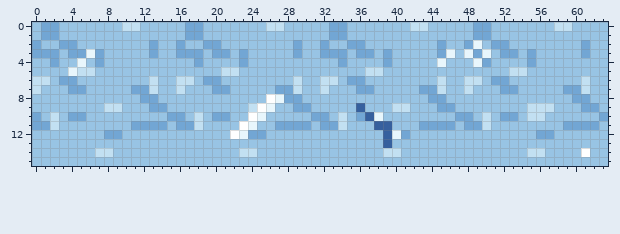
Pixel-art file: game/art-src/terrain/aseprite/ice_fill.aseprite. The first picture shows the starting point.
64x16 pixels, 1 frame.
The same view after the edit:
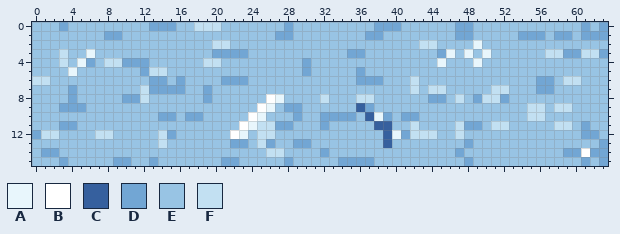
Palette (. is transparent): A #e8f6fc  B #ffffff  C #36609e  D #72a6d4  E #98c4e4  F #c2e0f2
Difference:
Colour E becomes colour D in row 0 at x 3, 13 to 15, 28, 38 to 40, 47 to 48, 61 and 63; in row 1 at x 8 to 9, 27 to 28, 37 to 38, 47 to 48, 54 to 56, 58 to 59 and 61 to 63; in row 3 at x 22, 35, 59 to 60 and 63; in row 4 at x 6, 10 to 12 and 30; in row 5 at x 12, 30 and 36; in row 6 at x 14, 21 to 23, 37 to 38 and 56 to 57.
Colour E becomes colour D in row 7 at x 14 to 15, 19 and 56 to 57; in row 8 at x 4, 10 to 11, 19, 49 and 52; in row 9 at x 3 to 5, 28 and 37; in row 10 at x 14, 17, 29, 33, 35, 39 and 41 to 42; in row 11 at x 3 to 4; in row 12 at x 0, 15 and 61 to 62.
Colour E becomes colour D in row 13 at x 22 to 23, 26, 29 to 30, 48 and 63; in row 14 at x 1 to 2, 32, 47, 59 to 60 and 62 to 63; in row 15 at x 3, 9 to 10, 13, 21 to 22, 28, 34 to 37, 48, 61 and 63.
Colour F becomes colour D in rows 6 to 7 at x 13 and 16; in row 10 at x 18 and 34.
Colour D becomes colour E in row 0 at x 1 to 2, 17, 33 to 34 and 49 to 50; in row 1 at x 1 to 2, 17 to 18, 33 to 34 and 49 to 50; in row 2 at x 0, 3 to 4, 13, 16, 19, 29, 32, 35 to 36, 45, 48, 51 to 52 and 61; in row 3 at x 0 to 2, 4 to 5, 7, 13, 16 to 18, 29, 32 to 34, 37, 39, 49, 52 to 53 and 55; in row 4 at x 2, 7, 18, 23, 34, 39, 50 and 55; in row 6 at x 3 to 4, 19 to 20, 35 and 51 to 52.
Colour D becomes colour E in row 7 at x 5, 11, 20 to 21, 27 to 28, 36 to 37, 43, 53 and 59 to 60; in row 8 at x 13, 28 to 29 and 60 to 61; in row 9 at x 13 to 14, 30, 45 to 46 and 61 to 62; in row 10 at x 0, 4 to 5, 16, 20 to 21, 31, 36, 47 to 48, 52 to 53 and 63; in row 11 at x 0 to 1, 11 to 14, 16 to 17, 29 to 30, 33, 43 to 46, 60 and 62; in row 12 at x 9, 24 and 56 to 57.
Colour F becomes colour E in row 0 at x 10 to 11, 26 to 27, 42 to 43 and 58 to 59; in row 5 at x 5 to 6, 21 to 22, 37 to 38 and 53 to 54; in row 6 at x 17, 29, 32 to 33, 45, 48 to 49 and 61; in row 7 at x 0, 29, 32, 48 and 61; in row 9 at x 8 to 9, 24, 40 to 41 and 57; in row 10 at x 2 and 50.
Colour F becomes colour E in row 11 at x 2, 18, 34 and 50; in row 14 at x 7 to 8, 23 to 24, 39 to 40 and 55 to 56.
Colour D becomes colour F in row 0 at x 18; in row 2 at x 20; in row 3 at x 61; in row 7 at x 12, 44 and 52; in row 8 at x 12; in row 11 at x 59.
Colour D becomes colour F in row 12 at x 8 and 25.
Colour E becomes colour F in row 0 at x 19 to 20; in row 2 at x 21 and 43 to 44; in row 3 at x 3, 57 to 58 and 62; in row 4 at x 3, 8 to 9 and 19 to 20; in row 5 at x 13 to 14; in row 6 at x 42 and 59 to 60.
Colour E becomes colour F in row 7 at x 42 and 51; in row 8 at x 32, 36 to 37, 47 and 50 to 51; in row 9 at x 58 to 59; in row 11 at x 25 to 26, 42, 47, 51 to 52 and 58; in row 12 at x 1 to 2, 7, 14, 26, 42 to 44 and 47; in row 13 at x 14 and 25.
Colour E becomes colour F in row 14 at x 26 to 27.
